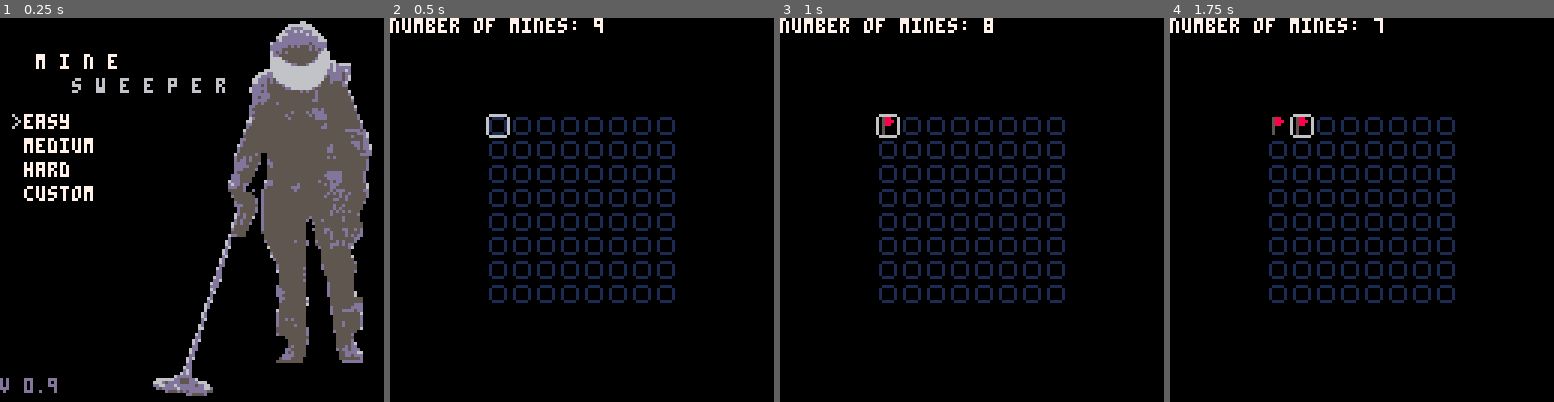
Above: before the commit, frames 1-4 (left to right).
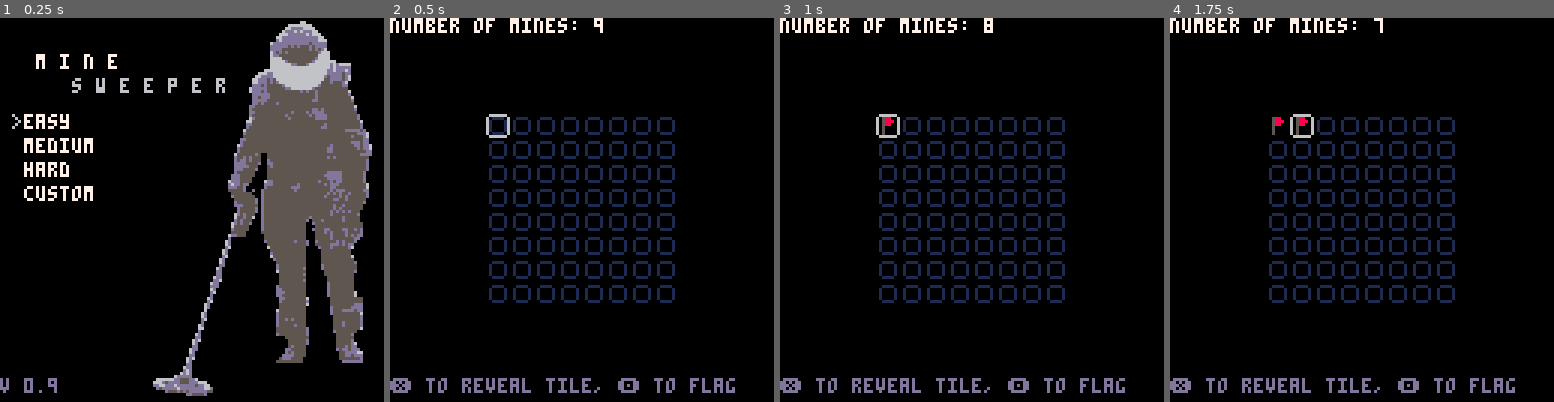
Above: after the commit, the same moments.

Repository: bladh/pico8-minesweeper
Game: PICO-8 cartridge mine.p8
Same seed, same stepped clock (60 frames per second), same inputs: the game is played once before the commit and once after it.
Inputs:
- Up to frame 1 (0.25 s): no input
- Up to frame 2 (0.5 s): tap X (X key) at 0.33 s
- Up to frame 3 (1 s): tap O (Z key) at 0.7 s
- Up to frame 4 (1.75 s): tap X (X key) at 1.07 s; hold Right from 1.6 s (still down); tap O (Z key) at 1.7 s

Frame 1 is identical in both runs. In frame 2, 1.3% of the frame differs, in the area x 0-90%, y 93-98%; in frame 3, 1.3%; in frame 4, 1.3%.

Commit message:
Add suggestion to print help about inputs

Diff:
--- a/mine.p8
+++ b/mine.p8
@@ -64,6 +64,7 @@
     print("your head asplode!", 0, 0, 8)
   else
     print("number of mines: "..(num_mines-flags),0,0,7)
+    print("❎ to reveal tile, 🅾️ to flag", 0, 120, 13)
   end
 
   vo -= shakey
